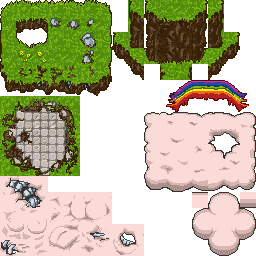
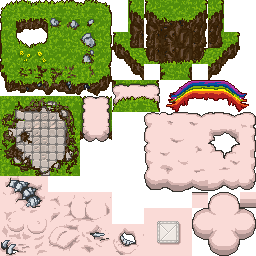
Two versions of the same layered image (256×256). Layer-by-layer changes:
added group "Group 1" with 6 layers above "Layer 9" over [80, 80, 192, 256]
added layer "Layer 14" in group "Group 1" over [144, 208, 192, 256]
added layer "Layer 12" in group "Group 1" over [80, 80, 160, 142]
moved "cllouds" into group "Group 1" over [80, 112, 192, 256]
moved "grass" into group "Group 1" over [112, 80, 160, 96]
